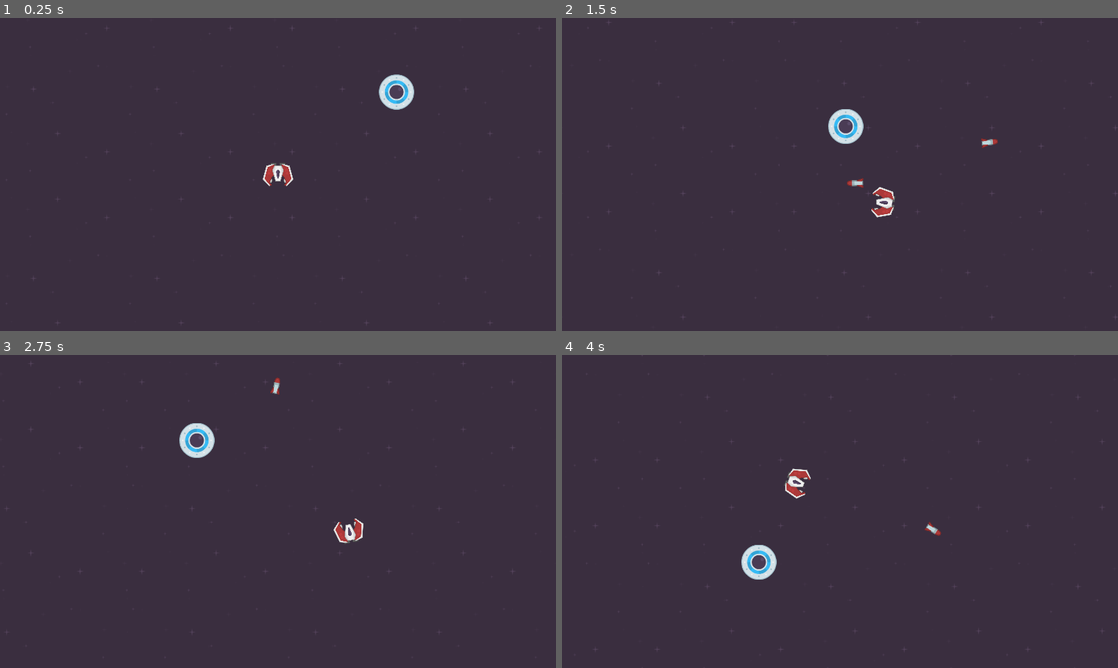
Above: before the commit, frames 1-4 (two rows, left to right).
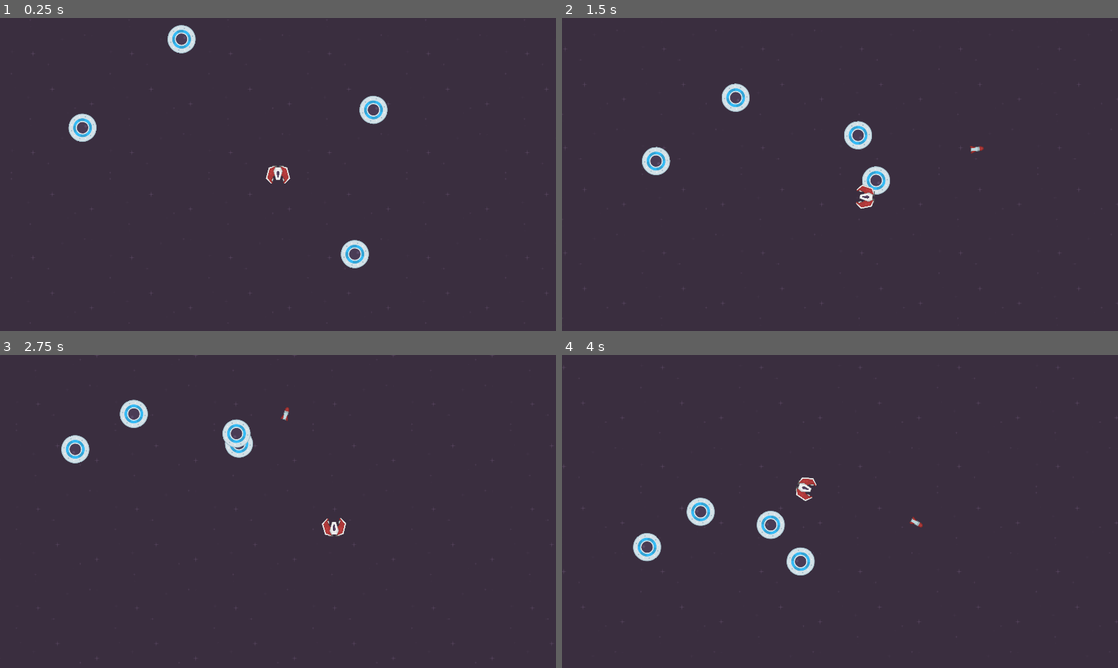
Above: after the commit, the same moments.

Repository: RyanDeBarros/Space-Raiders
Game: Godot game, scene res://levels/sandbox.tscn
Same seed, same stepped clock (60 frames per second), same inputs: the game is played once before the commit and once after it.
Inputs (mouse positions are in pixels of both pictures, inside the frame that each line leads up to):
- Up to frame 1 (0.25 s): no input
- Up to frame 2 (1.5 s): move the mouse to (962, 158) at 0.52 s; hold D (move_right) 0.53-1.28 s; click (962, 158) at 0.6 s; move the mouse to (728, 190) at 1.27 s; hold S (move_down) from 1.28 s (still down); click (728, 190) at 1.35 s
- Up to frame 3 (2.75 s): move the mouse to (333, 442) at 2.02 s; release S (move_down) at 2.03 s; hold D (move_right) from 2.03 s (still down); click (333, 442) at 2.1 s
- Up to frame 4 (4 s): move the mouse to (812, 574) at 2.77 s; release D (move_right) at 2.78 s; hold W (move_up) 2.78-3.53 s; click (812, 574) at 2.85 s; move the mouse to (1006, 558) at 3.52 s; hold A (move_left) from 3.53 s (still down); click (1006, 558) at 3.6 s

The runs differ from the first frame. In frame 1, 2.0% of the frame differs, in the area x 5-99%, y 2-98%; in frame 2, 2.2%; in frame 3, 2.1%; in frame 4, 2.3%, in the area x 0-100%, y 0-95%.

Commit message:
Migrated to component-based enemy system

Diff:
--- /dev/null
+++ b/enemy/behavior/base.gd
@@ -0,0 +1,17 @@
+class_name BaseBehavior
+
+
+var enemy: Enemy
+var tree: SceneTree
+var player: Player
+var active := true
+
+var can_process := false
+var can_take_damage := false
+var can_collide_damage := false
+
+
+func _init(enemy_: Enemy, scene_tree: SceneTree, _json_file_name: String = "") -> void:
+	enemy = enemy_
+	tree = scene_tree
+	player = tree.get_first_node_in_group("player")
--- /dev/null
+++ b/enemy/behavior/basic_collide.gd
@@ -0,0 +1,17 @@
+extends BaseBehavior
+
+
+var collide_damage: int
+
+
+func _init(enemy_: Enemy, scene_tree: SceneTree, json_file_name: String) -> void:
+	super._init(enemy_, scene_tree)
+	can_collide_damage = true
+	setup(json_file_name)
+
+
+func setup(json_file_name: String) -> void:
+	var file := FileAccess.open(json_file_name, FileAccess.READ)
+	var json = JSON.parse_string(file.get_as_text())
+	collide_damage = json["collide_damage"]
+	file.close()
--- /dev/null
+++ b/enemy/behavior/basic_health.gd
@@ -0,0 +1,27 @@
+extends BaseBehavior
+
+
+var max_health: int
+var health: int:
+	set(value):
+		health = maxi(value, 0)
+		if health == 0:
+			enemy.queue_free()
+
+
+func _init(enemy_: Enemy, scene_tree: SceneTree, json_file_name: String) -> void:
+	super._init(enemy_, scene_tree)
+	can_take_damage = true
+	setup(json_file_name)
+	health = max_health
+
+
+func setup(json_file_name: String) -> void:
+	var file := FileAccess.open(json_file_name, FileAccess.READ)
+	var json = JSON.parse_string(file.get_as_text())
+	max_health = json["max_health"]
+	file.close()
+
+
+func take_damage(damage: int):
+	health -= damage
--- /dev/null
+++ b/enemy/behavior/ufo_movement.gd
@@ -0,0 +1,62 @@
+extends BaseBehavior
+
+
+var speed_dict: Dictionary
+var speed: int
+var direction: Vector2
+var aggro_range_squared: float
+var follow_spread: float
+var move_interval_dict: Dictionary
+var move_interval: float
+var move_interval_timer: Timer
+
+var angular_speed := 1.0
+var _speed := 0.0
+var acceleration := 10.0
+var deceleration := 10.0
+
+
+func _init(ufo: Enemy, scene_tree: SceneTree, json_file_name: String) -> void:
+	super._init(ufo, scene_tree)
+	can_process = true
+	move_interval_timer = enemy.get_node("MoveIntervalTimer")
+	move_interval_timer.timeout.connect(_on_move_interval_end)
+	setup(json_file_name)
+	_on_move_interval_end()
+
+
+func _process(delta: float) -> void:
+	if active and enemy.position.distance_squared_to(player.position) <= aggro_range_squared:
+		_speed = minf(_speed + acceleration, speed)
+		if not direction:
+			_on_move_interval_end()
+	else:
+		direction = Vector2.ZERO
+		_speed = maxf(_speed - deceleration, 0)
+	enemy.position += direction * delta * speed
+	enemy.rotation += angular_speed * delta
+
+
+func _on_move_interval_end() -> void:
+	_restart_move_interval()
+	if active:
+		direction = enemy.position.direction_to(player.position).rotated(randf() * follow_spread)
+	else:
+		direction = Vector2.ZERO
+
+
+func _restart_move_interval() -> void:
+	speed = Math.rand_mediani(speed_dict["min"], speed_dict["median"], speed_dict["max"])
+	move_interval = Math.rand_medianf(
+			move_interval_dict["min"], move_interval_dict["median"], move_interval_dict["max"])
+	move_interval_timer.start(move_interval)
+
+
+func setup(json_file_name: String) -> void:
+	var file := FileAccess.open(json_file_name, FileAccess.READ)
+	var json = JSON.parse_string(file.get_as_text())
+	speed_dict = json["speed"]
+	move_interval_dict = json["move_interval"]
+	aggro_range_squared = json["aggro_range_squared"]
+	follow_spread = json["follow_spread"]
+	file.close()
--- a/enemy/enemy.gd
+++ b/enemy/enemy.gd
@@ -2,22 +2,74 @@
 extends Node2D
 
 
-@export var behavior_script: GDScript
-@export_file("*.json") var behavior_json: String
+class EnemyBehavior extends Resource:
+	var scripts := [] as Array[GDScript]
+	var configs := [] as Array[String]
+	var objs: Array[BaseBehavior]
 
-var behavior
+	var active := true:
+		set(value):
+			active = value
+			for obj in objs:
+				obj.active = active
+
+	func setup(enemy: Enemy, tree: SceneTree) -> void:
+		for i in range(scripts.size()):
+			if scripts[i] and configs[i]:
+				objs.push_back(scripts[i].new(enemy, tree, configs[i]))
+
+	func _process(delta: float) -> void:
+		for obj in objs:
+			if obj.can_process:
+				obj._process(delta)
+
+	func take_damage(damage: int) -> void:
+		for obj in objs:
+			if obj.can_take_damage:
+				obj.take_damage(damage)
+
+	func collide_damage() -> int:
+		var damage := 0
+		for obj in objs:
+			if obj.can_collide_damage:
+				damage += obj.collide_damage
+		return damage
+
+
+@export_group("Behavior")
+
+@export_subgroup("Components", "bs_")
+@export var bs_health: GDScript
+@export var bs_collide: GDScript
+@export var bs_movement: GDScript
+
+@export_subgroup("Configurations", "bj_")
+@export_file("*.json") var bj_health: String
+@export_file("*.json") var bj_collide: String
+@export_file("*.json") var bj_movement: String
+
+
+var behavior: EnemyBehavior
 
 var colliding_player: bool:
 	set(value):
 		colliding_player = value
 		collide_player()
 
+var active := true:
+	set(value):
+		active = value
+		behavior.active = value
+
 @onready var area_2d: Area2D = $Area2D
 @onready var collide_damage_timer: Timer = $CollideDamageTimer
 @onready var player: Player
 
 func _ready() -> void:
-	behavior = behavior_script.new(self, get_tree(), behavior_json)
+	behavior = EnemyBehavior.new()
+	behavior.scripts += [bs_health, bs_collide, bs_movement]
+	behavior.configs += [bj_health, bj_collide, bj_movement]
+	behavior.setup(self, get_tree())
 	player = get_tree().get_first_node_in_group("player")
 
 
@@ -42,7 +94,7 @@
 func collide_player() -> void:
 	if colliding_player:
 		behavior.take_damage(player.collide_damage)
-		player.health -= behavior.collide_damage
+		player.health -= behavior.collide_damage()
 		collide_damage_timer.start()
 
 
--- a/enemy/enemy.tscn
+++ b/enemy/enemy.tscn
@@ -2,9 +2,8 @@
 
 [ext_resource type="Script" path="res://enemy/enemy.gd" id="1_egje8"]
 
-[node name="Enemy" type="Node2D"]
+[node name="Enemy" type="Node2D" groups=["enemy"]]
 script = ExtResource("1_egje8")
-behavior_json = "res://txt/enemy_info/basic_ufo.json"
 
 [node name="Sprite2D" type="Sprite2D" parent="."]
 
--- a/enemy/ufo.tscn
+++ b/enemy/ufo.tscn
@@ -1,78 +1,21 @@
-[gd_scene load_steps=5 format=3 uid="uid://bowc4q5hg75wy"]
+[gd_scene load_steps=7 format=3 uid="uid://bowc4q5hg75wy"]
 
 [ext_resource type="PackedScene" uid="uid://dbfeu2nwkni0i" path="res://enemy/enemy.tscn" id="1_i5u8j"]
 [ext_resource type="Texture2D" uid="uid://b1lwr4nvb08jh" path="res://assets/ships/ufos/ufoBlue.png" id="2_1wwpp"]
-
-[sub_resource type="GDScript" id="GDScript_1jnvl"]
-script/source = "var ufo: Enemy
-var tree: SceneTree
-var player: Player
-
-var max_health: int
-var health: int:
-	set(value):
-		health = maxi(value, 0)
-		if health == 0:
-			ufo.queue_free()
-
-var collide_damage: int
-
-var speed_dict: Dictionary
-var speed: int
-var direction: Vector2
-var follow_spread: float
-var move_interval_dict: Dictionary
-var move_interval: float
-var move_interval_timer: Timer
-
-
-func _init(ufo_enemy: Enemy, scene_tree: SceneTree, json_file_name: String) -> void:
-	ufo = ufo_enemy
-	tree = scene_tree
-	player = tree.get_first_node_in_group(\"player\")
-	move_interval_timer = ufo.get_node(\"MoveIntervalTimer\")
-	move_interval_timer.timeout.connect(_on_move_interval_end)
-	setup(json_file_name)
-	health = max_health
-	_on_move_interval_end()
-
-
-func _process(delta: float) -> void:
-	ufo.position += direction * delta * speed
-
-
-func _on_move_interval_end() -> void:
-	_restart_move_interval()
-	direction = ufo.position.direction_to(player.position).rotated(randf() * follow_spread)
-
-
-func _restart_move_interval() -> void:
-	speed = Math.rand_mediani(speed_dict[\"min\"], speed_dict[\"median\"], speed_dict[\"max\"])
-	move_interval = Math.rand_medianf(
-			move_interval_dict[\"min\"], move_interval_dict[\"median\"], move_interval_dict[\"max\"])
-	move_interval_timer.start(move_interval)
-
-
-func setup(json_file_name: String) -> void:
-	var file := FileAccess.open(json_file_name, FileAccess.READ)
-	var json = JSON.parse_string(file.get_as_text())
-	max_health = json[\"max_health\"]
-	collide_damage = json[\"collide_damage\"]
-	speed_dict = json[\"speed\"]
-	move_interval_dict = json[\"move_interval\"]
-	follow_spread = json[\"follow_spread\"]
-	file.close()
-
-
-func take_damage(damage: int):
-	health -= damage
-"
+[ext_resource type="Script" path="res://enemy/behavior/basic_health.gd" id="2_06hs4"]
+[ext_resource type="Script" path="res://enemy/behavior/basic_collide.gd" id="3_i3txk"]
+[ext_resource type="Script" path="res://enemy/behavior/ufo_movement.gd" id="4_lm0gw"]
 
 [sub_resource type="CircleShape2D" id="CircleShape2D_ptld1"]
 radius = 36.0
 
 [node name="UFO" instance=ExtResource("1_i5u8j")]
-behavior_script = SubResource("GDScript_1jnvl")
+bs_health = ExtResource("2_06hs4")
+bs_collide = ExtResource("3_i3txk")
+bs_movement = ExtResource("4_lm0gw")
+bj_health = "res://txt/enemy_info/ufo/health.json"
+bj_collide = "res://txt/enemy_info/ufo/collide.json"
+bj_movement = "res://txt/enemy_info/ufo/movement.json"
 
 [node name="Sprite2D" parent="." index="0"]
 scale = Vector2(0.8, 0.8)
--- a/levels/sandbox.tscn
+++ b/levels/sandbox.tscn
@@ -14,18 +14,18 @@
 [node name="BKGLayer" type="ParallaxBackground" parent="."]
 
 [node name="ParallaxLayer" type="ParallaxLayer" parent="BKGLayer"]
-motion_mirroring = Vector2(1152, 648)
+motion_mirroring = Vector2(2304, 1296)
 
 [node name="TextureRect" type="TextureRect" parent="BKGLayer/ParallaxLayer"]
-offset_right = 1152.0
-offset_bottom = 648.0
+offset_right = 2304.0
+offset_bottom = 1296.0
 texture = ExtResource("1_dnclm")
 stretch_mode = 1
 
 [node name="Arena" type="Area2D" parent="."]
+visible = false
 
 [node name="CollisionShape2D" type="CollisionShape2D" parent="Arena"]
-visible = false
 shape = SubResource("RectangleShape2D_sewky")
 
 [node name="ProjectileManager" type="Node2D" parent="." groups=["projectile_manager"]]
@@ -37,3 +37,15 @@
 
 [node name="UFO" parent="Enemies" instance=ExtResource("4_g75es")]
 position = Vector2(274, -182)
+
+[node name="UFO2" parent="Enemies" instance=ExtResource("4_g75es")]
+position = Vector2(-261, -383)
+
+[node name="UFO3" parent="Enemies" instance=ExtResource("4_g75es")]
+position = Vector2(-523, -144)
+
+[node name="UFO4" parent="Enemies" instance=ExtResource("4_g75es")]
+position = Vector2(202, 243)
+
+[node name="UFO5" parent="Enemies" instance=ExtResource("4_g75es")]
+position = Vector2(-866, 315)
--- a/player/player.gd
+++ b/player/player.gd
@@ -5,8 +5,8 @@
 
 @export_group("Movement")
 @export var max_speed := 350
-@export var acceleration := 20
-@export var deceleration := 20
+@export var acceleration := 500
+@export var deceleration := 500
 
 @export_group("Camera")
 @export var camera_smoothing_ratio := 0.005
@@ -15,6 +15,8 @@
 @export var projectile_scene: PackedScene
 @export var max_health := 100
 @export var collide_damage := 50
+
+var active := true
 
 var arena_rect: Rect2i:
 	set(value):
@@ -35,6 +37,8 @@
 
 var projectile_manager: Node2D
 
+@onready var sprite: Sprite2D = $Sprite
+@onready var area_2d: Area2D = $Area2D
 @onready var camera_2d: Camera2D = $Camera2D
 
 
@@ -46,12 +50,15 @@
 
 
 func _process(delta: float) -> void:
+	if not active:
+		return
+
 	var direction = Input.get_vector("move_left", "move_right", "move_up", "move_down")
 	if direction:
-		speed = min(speed + deceleration, max_speed)
+		speed = min(speed + acceleration * delta, max_speed)
 		prev_direction = direction
 	else:
-		speed = max(speed - deceleration, 0)
+		speed = max(speed - deceleration * delta, 0)
 		direction = prev_direction
 	position += direction * speed * delta
 
@@ -76,4 +83,8 @@
 
 
 func die() -> void:
-	queue_free()
+	sprite.queue_free()
+	area_2d.queue_free()
+	active = false
+	for enemy in get_tree().get_nodes_in_group("enemy"):
+		enemy.active = false
--- a/player/player.tscn
+++ b/player/player.tscn
@@ -17,6 +17,7 @@
 
 [node name="Camera2D" type="Camera2D" parent="."]
 scale = Vector2(0.3, 0.3)
+zoom = Vector2(0.8, 0.8)
 position_smoothing_enabled = true
 position_smoothing_speed = 2.0
 
--- /dev/null
+++ b/txt/enemy_info/ufo/collide.json
@@ -0,0 +1,3 @@
+{
+	"collide_damage": 50
+}
--- /dev/null
+++ b/txt/enemy_info/ufo/health.json
@@ -0,0 +1,3 @@
+{
+	"max_health": 100
+}
--- a/txt/enemy_info/basic_ufo.json
+++ b/txt/enemy_info/ufo/movement.json
@@ -1,6 +1,4 @@
 {
-	"max_health": 100,
-	"collide_damage": 50,
 	"speed": {
 		"min": 100,
 		"median": 120,
@@ -9,7 +7,8 @@
 	"move_interval": {
 		"min": 0.5,
 		"median": 1.0,
-		"max": 1.5
+		"max": 2.0
 	},
-	"follow_spread": 0.5
+	"aggro_range_squared": 810000,
+	"follow_spread": 0.7
 }
Not shown, removed: enemy/ufo5D42.tmp
Not shown, removed: enemy/ufo8309.tmp
